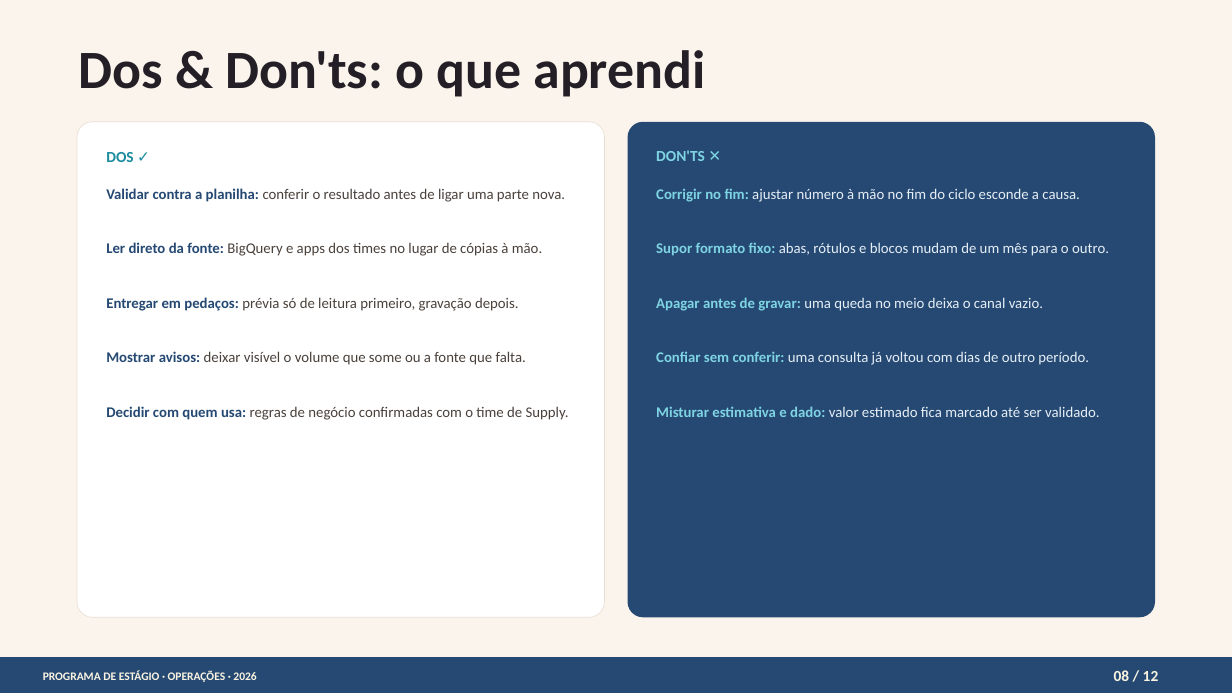
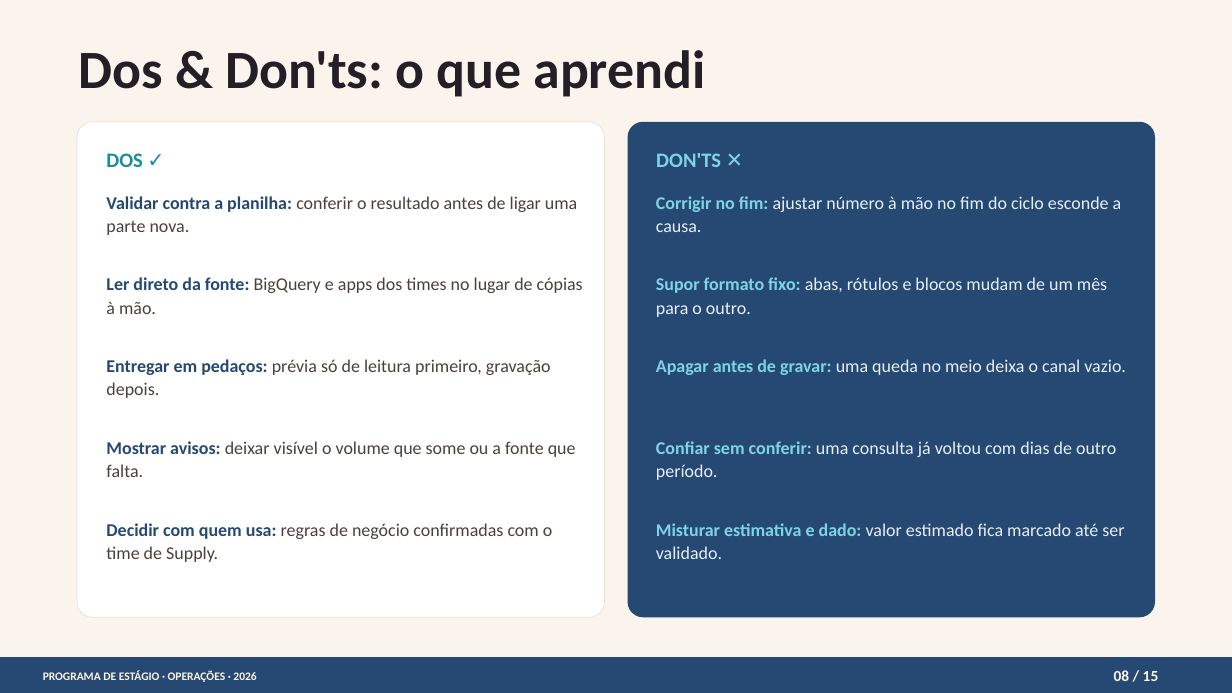
Before and after one commit to victortamay-hash/testeOSNI, a slide deck: slide 8 of Programa_Estagio_VictorEhitiItimuraTamay.pptx. Drawn at 1232x693 pixels with LibreOffice and Linux fonts; fonts in the diff are those of the drawing. Boxes give left, top, right and bottom in pixels: in the first picture for what was removed or moved away, otherwise in the second. Text is boxed around its words. In the diff, an @@ line names an element or a change of style, - is before the commit and + after.

```diff
--- a/Programa_Estagio_VictorEhitiItimuraTamay.pptx
+++ b/Programa_Estagio_VictorEhitiItimuraTamay.pptx
@@ text "DOS ✓" at [106, 153, 143, 167]: size 18 to 24 pt @@
@@ text "DON'TS ✕" at [656, 153, 721, 167]: size 18 to 24 pt @@
@@ text "Ler direto da fonte: BigQuery ...": place and size @@
-text "Ler direto da fonte: BigQuery ..." at [106, 242, 542, 256]
+text "Ler direto da fonte: BigQuery ..." at [106, 277, 583, 314]
@@ text "Supor formato fixo: abas, rótulos ...": place and size @@
-text "Supor formato fixo: abas, rótulos ..." at [656, 242, 1109, 256]
+text "Supor formato fixo: abas, rótulos ..." at [656, 277, 1107, 317]
@@ text "Entregar em pedaços: prévia só ...": place and size @@
-text "Entregar em pedaços: prévia só ..." at [106, 297, 519, 311]
+text "Entregar em pedaços: prévia só ..." at [106, 359, 551, 398]
@@ text "Apagar antes de gravar: uma ...": place and size @@
-text "Apagar antes de gravar: uma ..." at [656, 297, 1043, 311]
+text "Apagar antes de gravar: uma ..." at [656, 359, 1126, 375]
@@ text "Mostrar avisos: deixar visível o ...": place and size @@
-text "Mostrar avisos: deixar visível o ..." at [106, 351, 526, 365]
+text "Mostrar avisos: deixar visível o ..." at [106, 441, 576, 477]
@@ text "Confiar sem conferir: uma consulta ...": place and size @@
-text "Confiar sem conferir: uma consulta ..." at [656, 351, 1089, 365]
+text "Confiar sem conferir: uma consulta ..." at [656, 441, 1116, 480]
@@ text "Decidir com quem usa: regras ...": place and size @@
-text "Decidir com quem usa: regras ..." at [106, 406, 569, 420]
+text "Decidir com quem usa: regras ..." at [106, 523, 552, 562]
@@ size 17.2 to 21 pt in 10 elements at [106, 196, 577, 235], [656, 196, 1122, 232], [106, 277, 583, 314], [656, 277, 1107, 317], [106, 359, 551, 398], [656, 359, 1126, 375], [656, 441, 1116, 480], [106, 441, 576, 477], [106, 523, 552, 562], [656, 523, 1124, 559] @@
@@ text "Misturar estimativa e dado: valor ...": place and size @@
-text "Misturar estimativa e dado: valor ..." at [656, 406, 1099, 417]
+text "Misturar estimativa e dado: valor ..." at [656, 523, 1124, 559]
@@ text at [1114, 670, 1159, 681]: text changed @@
-08 / 12
+08 / 15
```
Also in this commit, not shown: 10 other slides changed, 3 slides added.
